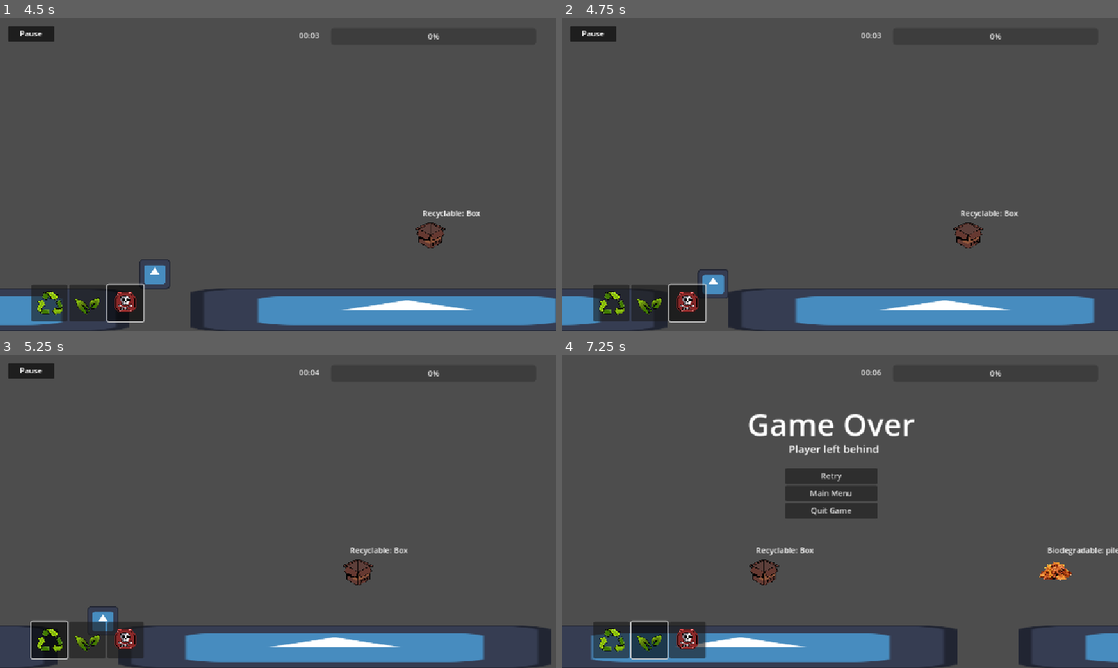
Above: before the commit, frames 1-4 (two rows, left to right).
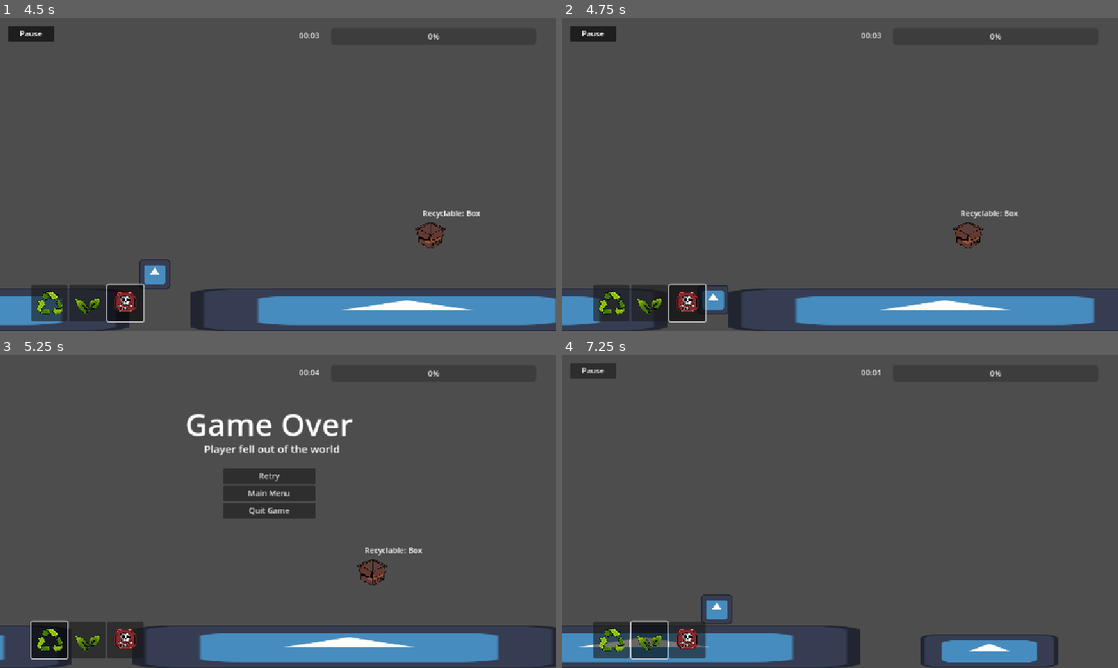
Above: after the commit, the same moments.

Repository: wends05/trash-trek
Game: Godot game, scene res://scenes/MainMenu.tscn
Same seed, same stepped clock (60 frames per second), same inputs: the game is played once before the commit and once after it. The engine's default icon, where the game draws it, is replaced by a stand-in: a white triangle on a blue panel in a dark square.
Inputs (mouse positions are in pixels of both pictures, inside the frame that each line leads up to):
- Up to frame 1 (4.5 s): click "Start" at 0.5 s; click "Pause" at 1.25 s; click "Resume" at 2 s; click (50, 302) at 2.75 s; click (88, 302) at 3.5 s; click (127, 302) at 4.25 s
- Up to frame 2 (4.75 s): no input
- Up to frame 3 (5.25 s): click (50, 639) at 5 s
- Up to frame 4 (7.25 s): click (828, 477) at 5.75 s, where only the run after the commit has a clickable "Retry"; click (650, 639) at 6.5 s

Frame 1 is identical in both runs. In frame 2, 0.5% of the frame differs, in the area x 24-30%, y 80-95%; in frame 3, 6.3%; in frame 4, 10%, in the area x 0-100%, y 2-100%.

Commit message:
Add & Create Controller

Diff:
--- a/scenes/Main.tscn
+++ b/scenes/Main.tscn
@@ -49,6 +49,7 @@
 [node name="CollisionShape2D" type="CollisionShape2D" parent="Scaffolding"]
 position = Vector2(573.25, 614)
 shape = SubResource("RectangleShape2D_nbc6x")
+disabled = true
 
 [node name="DeathZoneLeft" type="Area2D" parent="."]
 script = ExtResource("7_jlsqs")
--- a/scenes/ui.tscn
+++ b/scenes/ui.tscn
@@ -7,6 +7,8 @@
 [ext_resource type="Texture2D" uid="uid://bmpxcsb6kpdy1" path="res://assets/Recyclable Logo.png" id="3_wm3ai"]
 [ext_resource type="Texture2D" uid="uid://bivjrxl5v2s0q" path="res://assets/Biodegradable Logo.png" id="4_8dubc"]
 [ext_resource type="Texture2D" uid="uid://bltap208okx6k" path="res://assets/Toxic Waste Logo.png" id="5_p7vwb"]
+[ext_resource type="Script" uid="uid://fn8obobr73c5" path="res://scenes/ui_text_controller.gd" id="8_ktti3"]
+[ext_resource type="Script" uid="uid://d36dng05atbg8" path="res://scenes/ui_visibility_controller.gd" id="9_cgfq5"]
 
 [node name="UI" type="Control"]
 layout_mode = 3
@@ -102,4 +104,23 @@
 theme_override_font_sizes/font_size = 22
 horizontal_alignment = 1
 
+[node name="UITextController" type="Control" parent="." node_paths=PackedStringArray("game_status_label", "game_reason_label")]
+anchors_preset = 0
+offset_right = 40.0
+offset_bottom = 40.0
+script = ExtResource("8_ktti3")
+game_status_label = NodePath("../GameStatusLabel")
+game_reason_label = NodePath("../GameReasonLabel")
+
+[node name="UIVisibilityController" type="Control" parent="." node_paths=PackedStringArray("pause_button", "game_status_label", "game_menu")]
+anchors_preset = 0
+offset_left = 16.0
+offset_top = 16.0
+offset_right = 56.0
+offset_bottom = 56.0
+script = ExtResource("9_cgfq5")
+pause_button = NodePath("../PauseButton")
+game_status_label = NodePath("../GameStatusLabel")
+game_menu = NodePath("../GameMenu")
+
 [connection signal="pressed" from="PauseButton" to="." method="_on_pause_button_pressed"]
--- /dev/null
+++ b/scenes/ui_text_controller.gd
@@ -0,0 +1,19 @@
+extends Control
+class_name UITextController
+
+@export var game_status_label: Control
+@export var game_reason_label: Control
+
+func update_ui_text(state: Utils.UIStateType, reason: Utils.GameOverReason) -> void:
+	match state:
+		Utils.UIStateType.PauseMenu:
+			game_status_label.text = "Paused Menu"
+		Utils.UIStateType.GameOver:
+			game_status_label.text = "Game Over"
+			match reason:
+				Utils.GameOverReason.OutOfBounds:
+					game_reason_label.text = "Player left behind"
+				Utils.GameOverReason.Fell:
+					game_reason_label.text = "Player fell out of the world"
+				Utils.GameOverReason.OutOfEnergy:
+					game_reason_label.text = "Player ran out of energy"
--- /dev/null
+++ b/scenes/ui_visibility_controller.gd
@@ -0,0 +1,31 @@
+extends Control
+class_name UIVisibilityController
+
+@export var pause_button: Control
+@export var game_status_label: Control
+@export var game_menu: Control
+
+func _ready() -> void:
+	toggle_nodes([game_menu, game_status_label])
+
+func update_ui_visibility(state: Utils.UIStateType) -> void:
+	match state:
+		Utils.UIStateType.PauseMenu:
+			toggle_nodes([
+				pause_button,
+				game_status_label,
+				game_menu,
+				game_menu.retry_button
+			])
+		Utils.UIStateType.GameOver:
+			toggle_nodes([
+				pause_button,
+				game_status_label,
+				game_menu,
+				game_menu.resume_button,
+				game_menu.restart_button
+			])
+
+func toggle_nodes(nodes: Array[Control]) -> void:
+	for node in nodes:
+		node.visible = !node.visible
--- a/scripts/ui.gd
+++ b/scripts/ui.gd
@@ -1,18 +1,14 @@
 extends Control
-
 class_name UI
 
 @onready var temp_trash_count_display: Label = $TempTrashCount
-@onready var game_status_label: Label = $GameStatusLabel
-@onready var game_reason_label: Label = $GameReasonLabel
-@onready var pause_button: Node = get_node(NodePath("PauseButton"))
-@onready var game_menu: Node = get_node(NodePath("GameMenu"))
+@onready var ui_text_controller: UITextController = $UITextController
+@onready var ui_visibility_controller: UIVisibilityController = $UIVisibilityController
 
 func _ready() -> void:
 	Game.updated_stats.connect(update_trash_counts)
 	Game.update_ui_state.connect(update_ui_state)
 	Game.update_game_state.connect(toggle_game_state)
-	toggle_nodes([game_menu, game_status_label])
 
 func update_trash_counts():
 	temp_trash_count_display.text =\
@@ -30,27 +26,8 @@
 	toggle_game_state(Utils.GameStateType.Pause)
 
 func update_ui_state(state: Utils.UIStateType, reason: Utils.GameOverReason = Utils.GameOverReason.None) -> void:
-	match state:
-		Utils.UIStateType.PauseMenu:
-			toggle_nodes([
-				pause_button,
-				game_status_label,
-				game_menu,
-				game_menu.retry_button
-			])
-		Utils.UIStateType.GameOver:
-			toggle_nodes([
-				pause_button,
-				game_status_label,
-				game_menu,
-				game_menu.resume_button,
-				game_menu.restart_button
-			])
-	toggle_text(state, reason)
-
-func toggle_nodes(nodes: Array[Control]) -> void:
-	for node in nodes:
-		node.visible = !node.visible
+	ui_visibility_controller.update_ui_visibility(state)
+	ui_text_controller.update_ui_text(state, reason)
 
 func toggle_game_state(state: Utils.GameStateType) -> void:
 	match state:
@@ -58,17 +35,3 @@
 			get_tree().paused = true
 		Utils.GameStateType.Play:
 			get_tree().paused = false
-
-func toggle_text(state: Utils.UIStateType, reason: Utils.GameOverReason) -> void:
-	match state:
-		Utils.UIStateType.PauseMenu:
-			game_status_label.text = "Paused Menu"
-		Utils.UIStateType.GameOver:
-			game_status_label.text = "Game Over"
-			match reason:
-				Utils.GameOverReason.OutOfBounds:
-					game_reason_label.text = "Player left behind"
-				Utils.GameOverReason.Fell:
-					game_reason_label.text = "Player fell out of the world"
-				Utils.GameOverReason.OutOfEnergy:
-					game_reason_label.text = "Player ran out of energy"
Not shown: 1 places in scenes/ui.tscn that only renumber resources
Not shown, added: scenes/ui_text_controller.gd.uid
Not shown, added: scenes/ui_visibility_controller.gd.uid
